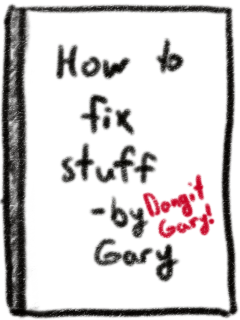
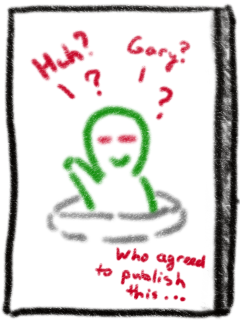
Before/after of a 240x320 layered artwork. What changed in the layer stack:
hid "rightoutline" over <box>0,3,240,320</box>
showed "leftoutline" over <box>0,3,240,320</box>
